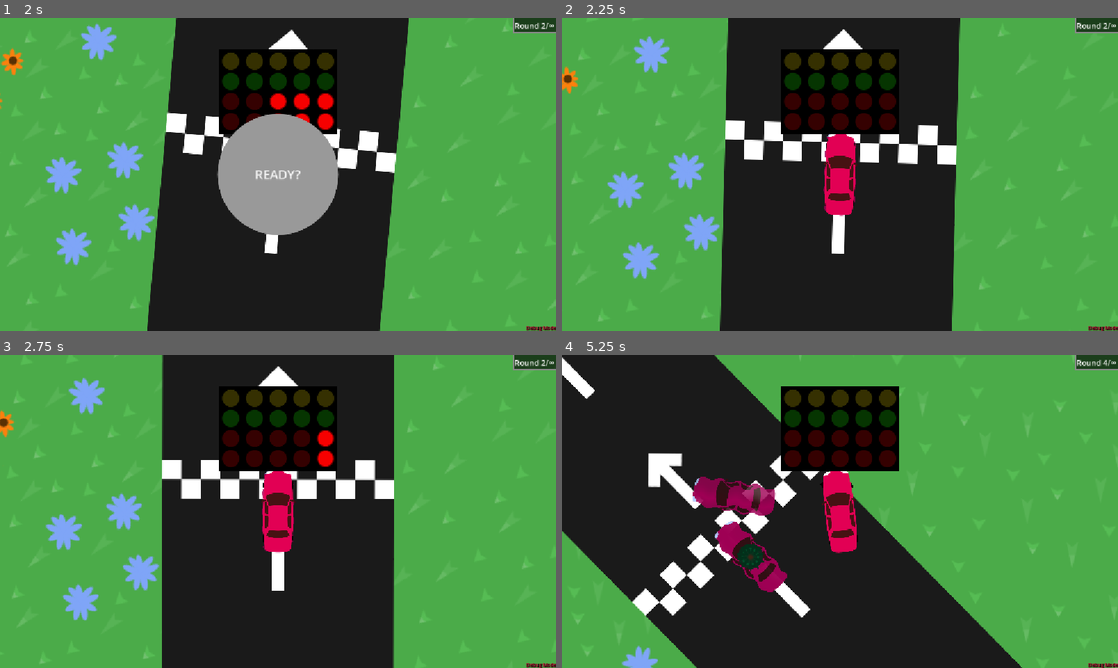
Above: before the commit, frames 1-4 (two rows, left to right).
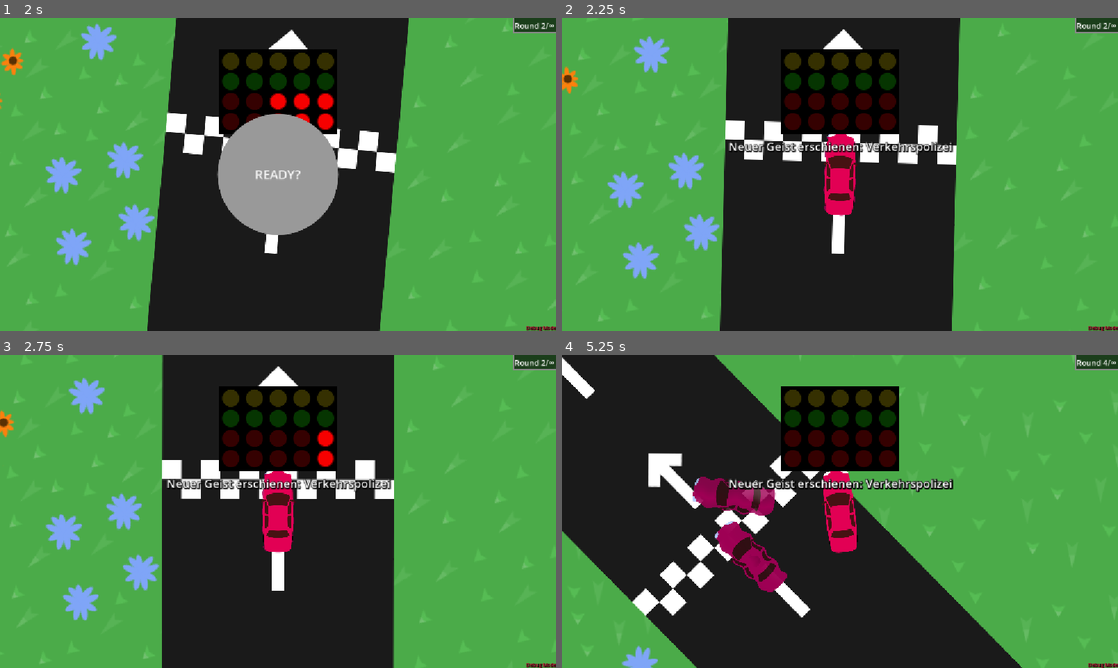
Above: after the commit, the same moments.

Repository: KIT-GameJam/dattel-jam
Game: Godot game, scene res://core/game_manager.tscn
The game is run twice, just before and just after one commit, with the same random seed, the same clock (stepped at 60 frames per second) and the same inputs.
Inputs:
- Up to frame 1 (2 s): click "READY?" at 0.5 s; hold D (right) from 1.28 s (still down); tap Space (temp_reach_goal) at 1.35 s
- Up to frame 2 (2.25 s): release D (right) at 2 s; click "READY?" at 2 s
- Up to frame 3 (2.75 s): no input
- Up to frame 4 (5.25 s): hold A (left) 2.78-3.53 s; tap Space (temp_reach_goal) every 0.75 s from 2.85 to 5.1 s; hold D (right) 3.53-5.03 s; hold A (left) from 5.03 s (still down)

Frame 1 is identical in both runs. In frame 2, 0.8% of the frame differs, in the area x 30-71%, y 39-44%; in frame 3, 0.8%; in frame 4, 1.3%, in the area x 30-71%, y 39-70%.

Commit message:
Add ghost names

Diff:
--- a/core/ghost_car.gd
+++ b/core/ghost_car.gd
@@ -1,5 +1,7 @@
 class_name GhostCar
 extends HistoryObject
+
+@export var ghost_name: String
 
 func pausable_physics_process(_delta: float) -> void:
 	var unpackedHistoryEntry: UnpackedHistoryEntry = read_history()
--- a/core/level.tscn
+++ b/core/level.tscn
@@ -8,7 +8,6 @@
 [ext_resource type="PackedScene" uid="uid://3iwrbnnekfav" path="res://road/half_curved_road.tscn" id="5_q5p7b"]
 [ext_resource type="Texture2D" uid="uid://cjcdj2v4ejb" path="res://assets/background/gras4.svg" id="5_setdq"]
 [ext_resource type="Texture2D" uid="uid://e5spny0iexbs" path="res://assets/background/gras5.svg" id="6_ppale"]
-[ext_resource type="Texture2D" uid="uid://bvhkpag8n5ln8" path="res://assets/goal.png" id="6_t0ybl"]
 [ext_resource type="PackedScene" uid="uid://7wefaklk8eo0" path="res://core/walze.tscn" id="7_ppale"]
 [ext_resource type="PackedScene" uid="uid://b321guvqpmj27" path="res://road/finish_road.tscn" id="8_b0hrx"]
 
--- a/core/minen_leger.tscn
+++ b/core/minen_leger.tscn
@@ -6,6 +6,7 @@
 
 [node name="MinenLeger" unique_id=721211325 instance=ExtResource("1_i8xdt")]
 script = ExtResource("2_jxhgj")
+ghost_name = "Minenleger"
 
 [node name="Sprite2D2" type="Sprite2D" parent="." index="2" unique_id=600373376]
 use_parent_material = true
--- a/core/police_car.tscn
+++ b/core/police_car.tscn
@@ -9,6 +9,7 @@
 
 [node name="PoliceCar" unique_id=721211325 instance=ExtResource("1_bswkx")]
 script = ExtResource("2_h61j7")
+ghost_name = "Verkehrspolizei"
 uses_ghost_shader = null
 
 [node name="Barrier" type="Area2D" parent="." index="2" unique_id=1255066029]
--- a/game.gd
+++ b/game.gd
@@ -24,6 +24,7 @@
 var player: HistoryObject
 var cars: Array [HistoryObject] = []
 var is_race_started := false
+var next_ghost_car: GhostCar = null
 
 func _ready() -> void:
 	_reload_level()
@@ -55,6 +56,9 @@
 func _start_level() -> void:
 	ready_ui.queue_free()
 	traffic_light_ui = traffic_light_scene.instantiate()
+	next_ghost_car = ghost_car_scenes.pick_random().instantiate()
+	if stage:
+		(func(): traffic_light_ui.update_text(next_ghost_car.ghost_name)).call_deferred()
 	add_child(traffic_light_ui)
 
 func start_race() -> void:
@@ -63,7 +67,7 @@
 func end_level() -> void:
 	stage += 1
 	cars.pop_back()
-	var new_car: HistoryObject = ghost_car_scenes.pick_random().instantiate()
+	var new_car: HistoryObject = next_ghost_car
 	new_car.set_history(player.get_history())
 	for c in cars:
 		level.remove_child(c)
--- a/ui/beep_boop.gd
+++ b/ui/beep_boop.gd
@@ -1,6 +1,7 @@
 extends CanvasLayer
 
 @onready var container: Control = $VBoxContainer/TrafficLightContainer
+@onready var label: Label = $VBoxContainer/Label
 @onready var timer: Timer = $Timer
 var traffic_lights: Array[TrafficLight] = []
 var step := 0
@@ -12,6 +13,9 @@
 		timer.wait_time = 0.4
 	timer.start()
 	traffic_lights.assign(container.get_children())
+
+func update_text(val: String) -> void:
+	label.text = "Neuer Geist erschienen: " + val
 
 func _next_level():
 	if is_done:
--- a/ui/beep_boop.tscn
+++ b/ui/beep_boop.tscn
@@ -2,6 +2,11 @@
 
 [ext_resource type="PackedScene" uid="uid://cq6ndxyc5xb3a" path="res://ui/traffic_light.tscn" id="1_0dmrh"]
 [ext_resource type="Script" uid="uid://c416tceodsxnr" path="res://ui/beep_boop.gd" id="1_0116e"]
+
+[sub_resource type="LabelSettings" id="LabelSettings_0116e"]
+font_size = 24
+shadow_size = 8
+shadow_color = Color(0.007843138, 0.007843138, 0.007843138, 0.7882353)
 
 [node name="BeepBoop" type="CanvasLayer" unique_id=365712340]
 script = ExtResource("1_0116e")
@@ -15,7 +20,7 @@
 offset_right = 122.5
 grow_horizontal = 2
 grow_vertical = 2
-size_flags_horizontal = 6
+size_flags_horizontal = 3
 size_flags_vertical = 3
 size_flags_stretch_ratio = 2.31
 
@@ -25,6 +30,7 @@
 
 [node name="TrafficLightContainer" type="HBoxContainer" parent="VBoxContainer" unique_id=2092306797]
 layout_mode = 2
+size_flags_horizontal = 4
 theme_override_constants/separation = 0
 
 [node name="TrafficLight1" parent="VBoxContainer/TrafficLightContainer" unique_id=950638662 instance=ExtResource("1_0dmrh")]
@@ -42,6 +48,14 @@
 [node name="TrafficLight5" parent="VBoxContainer/TrafficLightContainer" unique_id=2060350656 instance=ExtResource("1_0dmrh")]
 layout_mode = 2
 
+[node name="Control" type="Control" parent="VBoxContainer" unique_id=2046787265]
+layout_mode = 2
+
+[node name="Label" type="Label" parent="VBoxContainer" unique_id=706334296]
+layout_mode = 2
+size_flags_horizontal = 4
+label_settings = SubResource("LabelSettings_0116e")
+
 [node name="Timer" type="Timer" parent="." unique_id=1189428176]
 wait_time = 0.8
 autostart = true
